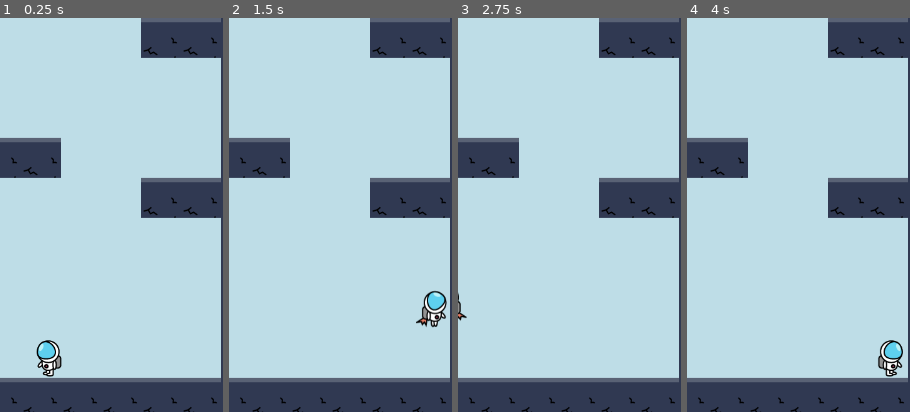
Above: before the commit, frames 1-4 (left to right).
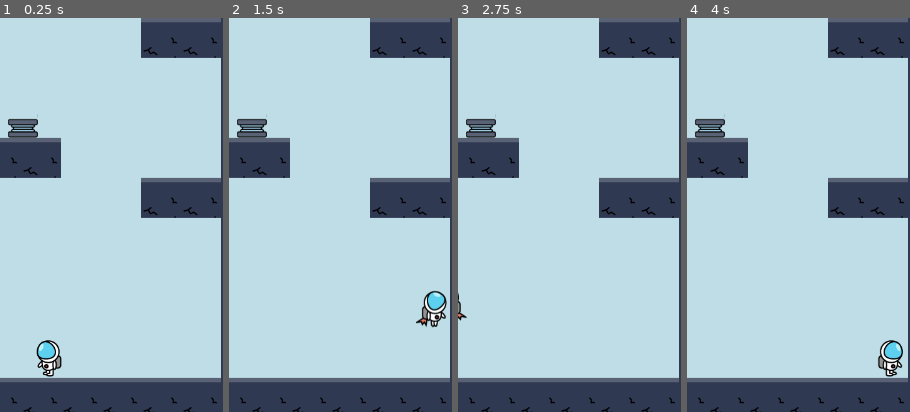
Above: after the commit, the same moments.

Repository: anyu/space-escape
Game: Godot game, scene res://scenes/World.tscn
Two runs of this game, one before a commit and one after it. Both use one fixed random seed, a clock stepped at 60 frames per second and the inputs below.
Inputs:
- Up to frame 1 (0.25 s): no input
- Up to frame 2 (1.5 s): tap Enter at 0.5 s; hold D (move_right) from 0.53 s (still down); tap Space (jump) at 0.77 s
- Up to frame 3 (2.75 s): tap Space (jump) at 1.52, 2 s; release D (move_right) at 2.03 s; hold A (move_left) from 2.03 s (still down)
- Up to frame 4 (4 s): release A (move_left) at 2.78 s; hold D (move_right) from 2.78 s (still down); tap Space (jump) at 3.02, 3.77 s
The pictures show only the part of the screen within x 40-90%, y 47-97%; the shares and areas given below are measured in that part.

The runs differ from the first frame. In frame 1, 0.6% of the frame differs, in the area x 3-18%, y 24-31%; in frame 2, 0.6%; in frame 3, 0.6%; in frame 4, 0.6%.

Commit message:
2 springs

Diff:
--- a/scenes/World.tscn
+++ b/scenes/World.tscn
@@ -54,6 +54,52 @@
 "values": [ 0 ]
 }
 
+[sub_resource type="Animation" id=5]
+length = 0.001
+loop = true
+tracks/0/type = "value"
+tracks/0/path = NodePath("../Sprite:frame")
+tracks/0/interp = 1
+tracks/0/loop_wrap = true
+tracks/0/imported = false
+tracks/0/enabled = true
+tracks/0/keys = {
+"times": PoolRealArray( 0 ),
+"transitions": PoolRealArray( 1 ),
+"update": 0,
+"values": [ 0 ]
+}
+
+[sub_resource type="Animation" id=6]
+resource_name = "active"
+tracks/0/type = "value"
+tracks/0/path = NodePath("../Sprite:frame")
+tracks/0/interp = 1
+tracks/0/loop_wrap = true
+tracks/0/imported = false
+tracks/0/enabled = true
+tracks/0/keys = {
+"times": PoolRealArray( 0, 0.1 ),
+"transitions": PoolRealArray( 1, 1 ),
+"update": 1,
+"values": [ 0, 1 ]
+}
+
+[sub_resource type="Animation" id=7]
+resource_name = "idle"
+tracks/0/type = "value"
+tracks/0/path = NodePath("../Sprite:frame")
+tracks/0/interp = 1
+tracks/0/loop_wrap = true
+tracks/0/imported = false
+tracks/0/enabled = true
+tracks/0/keys = {
+"times": PoolRealArray( 0 ),
+"transitions": PoolRealArray( 1 ),
+"update": 1,
+"values": [ 0 ]
+}
+
 [node name="World" type="Node2D"]
 
 [node name="Player" parent="." instance=ExtResource( 2 )]
@@ -92,4 +138,25 @@
 anims/active = SubResource( 3 )
 anims/idle = SubResource( 4 )
 
+[node name="Spring2" type="Area2D" parent="."]
+position = Vector2( 160, -192 )
+script = ExtResource( 4 )
+
+[node name="Sprite" type="Sprite" parent="Spring2"]
+position = Vector2( 163, 940 )
+scale = Vector2( 0.822269, 0.818876 )
+texture = ExtResource( 3 )
+hframes = 2
+
+[node name="CollisionShape2D" type="CollisionShape2D" parent="Spring2"]
+position = Vector2( 163, 945 )
+shape = SubResource( 1 )
+
+[node name="AnimationPlayer" type="AnimationPlayer" parent="Spring2"]
+root_node = NodePath("../CollisionShape2D")
+anims/RESET = SubResource( 5 )
+anims/active = SubResource( 6 )
+anims/idle = SubResource( 7 )
+
 [connection signal="body_entered" from="Spring" to="Player" method="_on_Spring_body_entered"]
+[connection signal="body_entered" from="Spring2" to="Player" method="_on_Spring_body_entered"]
Not shown: 1 places in scenes/World.tscn that only renumber resources
